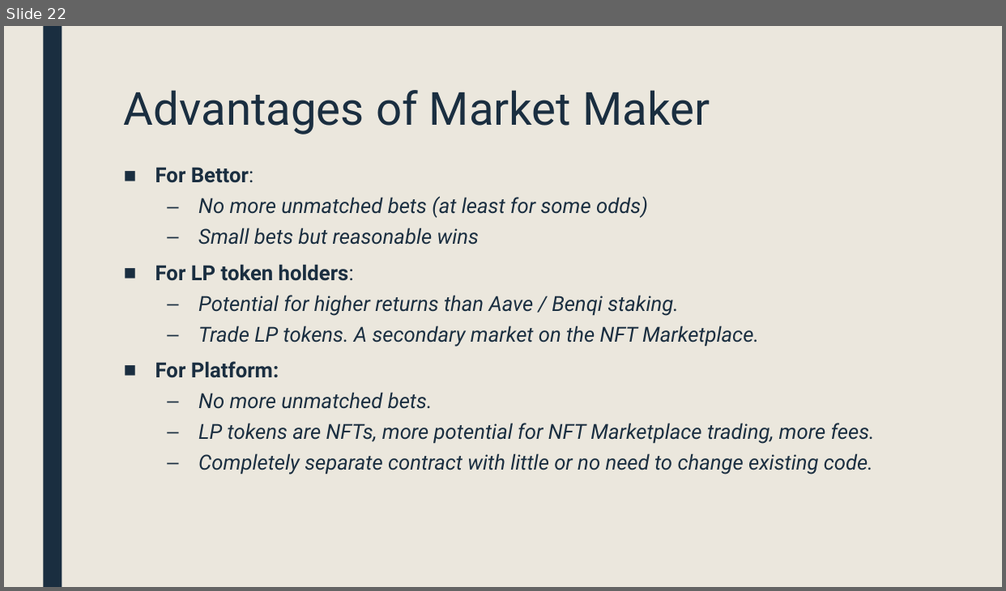
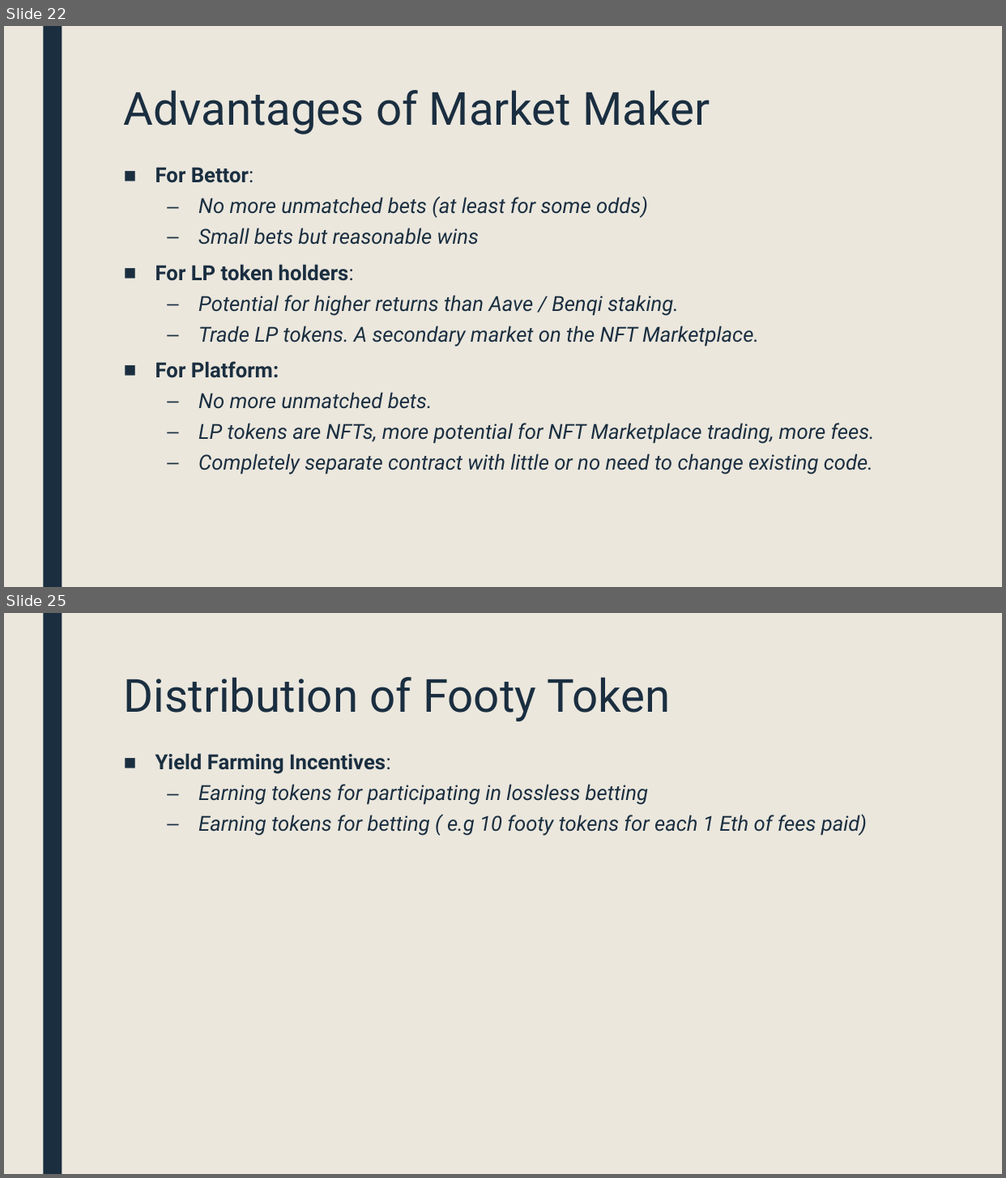
Before and after one commit to Baraa42/footy-oracle, a slide deck: FootyOracle-MoralisAvax.pptx. Shown one above the other, each under a label of ours: slide 22 before the commit, slides 22 and 25 after it; the slides between them are not shown. The pictures are 1006x591 and 1006x1178 pixels, drawn with LibreOffice and Linux fonts; fonts in the diff are those of the drawing. Boxes give left, top, right and bottom in pixels: in the first picture for what was removed or moved away, otherwise in the second. Text is boxed around its words. In the diff, an @@ line names an element or a change of style, - is before the commit and + after.

```diff
--- a/FootyOracle-MoralisAvax.pptx
+++ b/FootyOracle-MoralisAvax.pptx
@@ slide 25 added at [4, 613, 1002, 1174], background #EBE7DD; not listed: 1 template element that a slide beside it also shows @@
@@ title added at [124, 677, 670, 722], 44 pt, text #1A2E40 @@
+Distribution of Footy Token
@@ text added at [155, 753, 867, 836], 20 pt, text #1A2E40, italic @@
+■ Yield Farming Incentives:
+  – Earning tokens for participating in lossless betting
+  – Earning tokens for betting ( e.g 10 footy tokens for each 1 Eth of fees paid)
```
Also in this commit, not shown: 3 slides changed, 2 other slides added.
